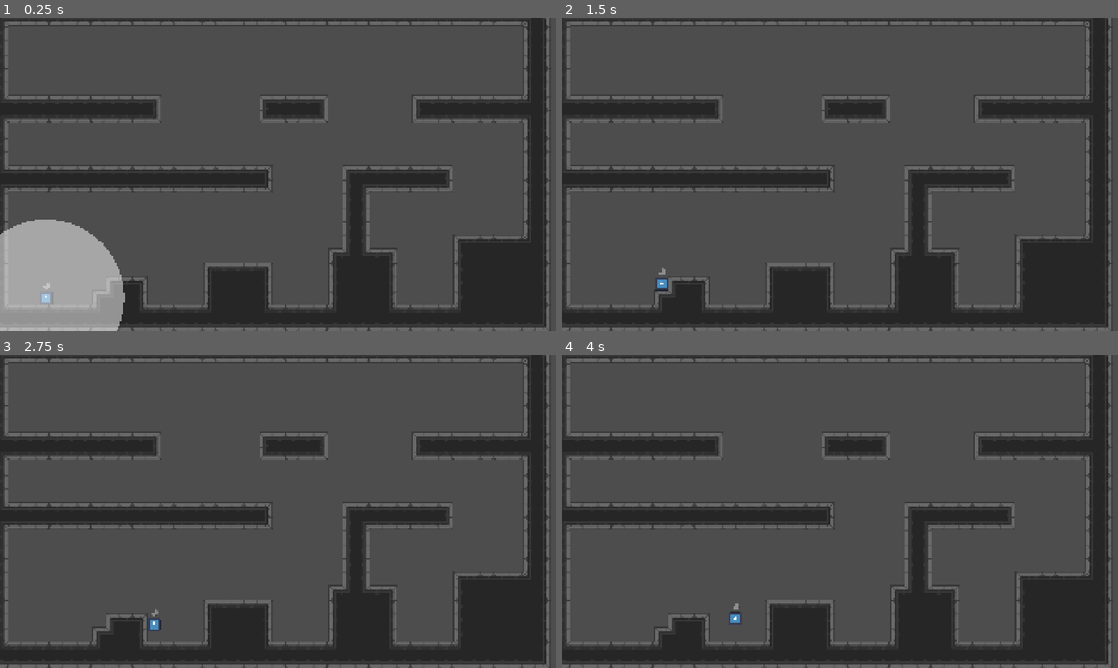
Above: before the commit, frames 1-4 (two rows, left to right).
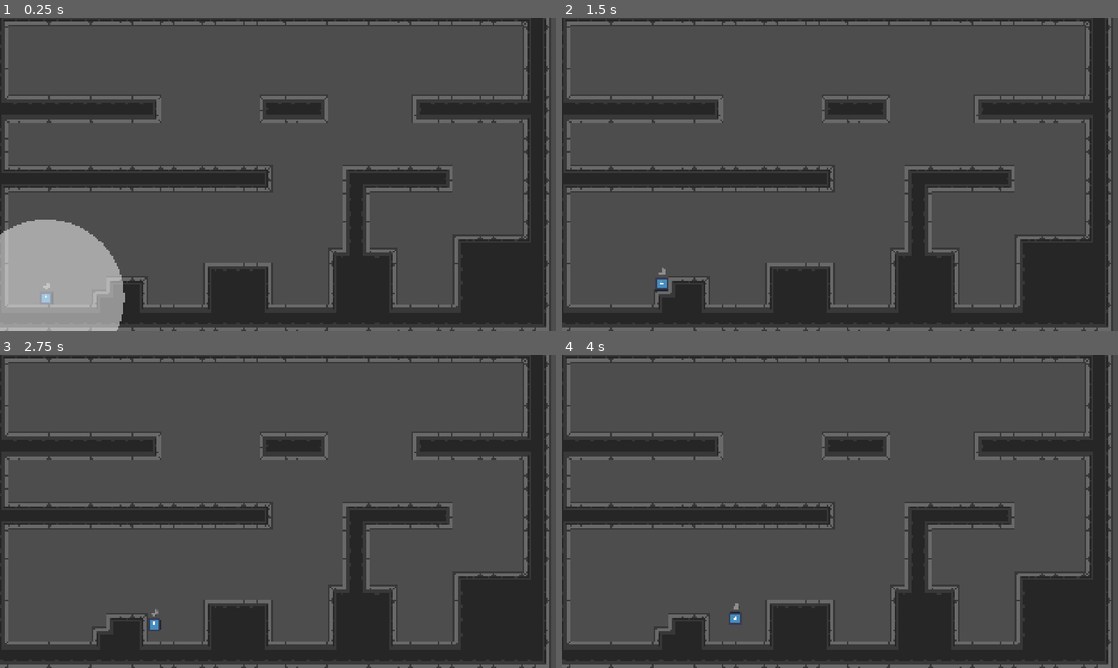
Above: after the commit, the same moments.

Repository: Zubi203/Trust-no-one-jam
Game: Godot game, scene res://Scenes/level_base.tscn
Two runs of this game, one before a commit and one after it. Both use one fixed random seed, a clock stepped at 60 frames per second and the inputs below. The engine's default icon, where the game draws it, is replaced by a stand-in: a white triangle on a blue panel in a dark square.
Inputs:
- Up to frame 1 (0.25 s): no input
- Up to frame 2 (1.5 s): hold Z (grab) 0.53-1.28 s; hold D (move_right) from 0.53 s (still down); tap Space (jump) at 0.77 s; tap X (possess) at 1.35 s
- Up to frame 3 (2.75 s): tap Space (jump) at 1.52 s; release D (move_right) at 2.03 s; hold A (move_left) from 2.03 s (still down); hold Z (grab) from 2.03 s (still down)
- Up to frame 4 (4 s): tap Enter at 2.75 s; release A (move_left) at 2.78 s; release Z (grab) at 2.78 s; hold D (move_right) from 2.78 s (still down); tap X (possess) at 2.85 s; tap Space (jump) at 3.02, 3.77 s; hold Z (grab) from 3.53 s (still down)

The runs differ from the first frame. In frame 1, 0.1% of the frame differs, in the area x 1-99%, y 1-100%; in frame 2, 0.1%, in the area x 0-99%, y 1-100%; in frame 3, 0.1%; in frame 4, 0.1%.

Commit message:
main tileset tres file

Diff:
--- /dev/null
+++ b/Resources/main_tileset.tres
@@ -0,0 +1,343 @@
+[gd_resource type="TileSet" format=3 uid="uid://cqjx1focsl3du"]
+
+[ext_resource type="Texture2D" uid="uid://by7kal7ugrek3" path="res://Graphics/tileset 1.png" id="1_lovjq"]
+
+[sub_resource type="TileSetAtlasSource" id="TileSetAtlasSource_bk6qb"]
+texture = ExtResource("1_lovjq")
+texture_region_size = Vector2i(32, 32)
+0:0/0 = 0
+0:0/0/terrain_set = 0
+0:0/0/terrain = 0
+0:0/0/terrains_peering_bit/bottom_side = 0
+1:0/0 = 0
+1:0/0/terrain_set = 0
+1:0/0/terrain = 0
+1:0/0/terrains_peering_bit/right_side = 0
+1:0/0/terrains_peering_bit/bottom_side = 0
+2:0/0 = 0
+2:0/0/terrain_set = 0
+2:0/0/terrain = 0
+2:0/0/terrains_peering_bit/right_side = 0
+2:0/0/terrains_peering_bit/bottom_side = 0
+2:0/0/terrains_peering_bit/left_side = 0
+3:0/0 = 0
+3:0/0/terrain_set = 0
+3:0/0/terrain = 0
+3:0/0/terrains_peering_bit/bottom_side = 0
+3:0/0/terrains_peering_bit/left_side = 0
+4:0/0 = 0
+4:0/0/terrain_set = 0
+4:0/0/terrain = 0
+4:0/0/terrains_peering_bit/right_side = 0
+4:0/0/terrains_peering_bit/bottom_side = 0
+4:0/0/terrains_peering_bit/left_side = 0
+4:0/0/terrains_peering_bit/top_left_corner = 0
+4:0/0/terrains_peering_bit/top_side = 0
+5:0/0 = 0
+5:0/0/terrain_set = 0
+5:0/0/terrain = 0
+5:0/0/terrains_peering_bit/right_side = 0
+5:0/0/terrains_peering_bit/bottom_right_corner = 0
+5:0/0/terrains_peering_bit/bottom_side = 0
+5:0/0/terrains_peering_bit/left_side = 0
+6:0/0 = 0
+6:0/0/terrain_set = 0
+6:0/0/terrain = 0
+6:0/0/terrains_peering_bit/right_side = 0
+6:0/0/terrains_peering_bit/bottom_side = 0
+6:0/0/terrains_peering_bit/bottom_left_corner = 0
+6:0/0/terrains_peering_bit/left_side = 0
+7:0/0 = 0
+7:0/0/terrain_set = 0
+7:0/0/terrain = 0
+7:0/0/terrains_peering_bit/right_side = 0
+7:0/0/terrains_peering_bit/bottom_side = 0
+7:0/0/terrains_peering_bit/left_side = 0
+7:0/0/terrains_peering_bit/top_side = 0
+7:0/0/terrains_peering_bit/top_right_corner = 0
+8:0/0 = 0
+8:0/0/terrain_set = 0
+8:0/0/terrain = 0
+8:0/0/terrains_peering_bit/right_side = 0
+8:0/0/terrains_peering_bit/bottom_right_corner = 0
+8:0/0/terrains_peering_bit/bottom_side = 0
+9:0/0 = 0
+9:0/0/terrain_set = 0
+9:0/0/terrain = 0
+9:0/0/terrains_peering_bit/right_side = 0
+9:0/0/terrains_peering_bit/bottom_right_corner = 0
+9:0/0/terrains_peering_bit/bottom_side = 0
+9:0/0/terrains_peering_bit/bottom_left_corner = 0
+9:0/0/terrains_peering_bit/left_side = 0
+9:0/0/terrains_peering_bit/top_side = 0
+10:0/0 = 0
+10:0/0/terrain_set = 0
+10:0/0/terrain = 0
+10:0/0/terrains_peering_bit/right_side = 0
+10:0/0/terrains_peering_bit/bottom_right_corner = 0
+10:0/0/terrains_peering_bit/bottom_side = 0
+10:0/0/terrains_peering_bit/bottom_left_corner = 0
+10:0/0/terrains_peering_bit/left_side = 0
+11:0/0 = 0
+11:0/0/terrain_set = 0
+11:0/0/terrain = 0
+11:0/0/terrains_peering_bit/bottom_side = 0
+11:0/0/terrains_peering_bit/bottom_left_corner = 0
+11:0/0/terrains_peering_bit/left_side = 0
+0:1/0 = 0
+0:1/0/terrain_set = 0
+0:1/0/terrain = 0
+0:1/0/terrains_peering_bit/bottom_side = 0
+0:1/0/terrains_peering_bit/top_side = 0
+1:1/0 = 0
+1:1/0/terrain_set = 0
+1:1/0/terrain = 0
+1:1/0/terrains_peering_bit/right_side = 0
+1:1/0/terrains_peering_bit/bottom_side = 0
+1:1/0/terrains_peering_bit/top_side = 0
+2:1/0 = 0
+2:1/0/terrain_set = 0
+2:1/0/terrain = 0
+2:1/0/terrains_peering_bit/right_side = 0
+2:1/0/terrains_peering_bit/bottom_side = 0
+2:1/0/terrains_peering_bit/left_side = 0
+2:1/0/terrains_peering_bit/top_side = 0
+3:1/0 = 0
+3:1/0/terrain_set = 0
+3:1/0/terrain = 0
+3:1/0/terrains_peering_bit/bottom_side = 0
+3:1/0/terrains_peering_bit/left_side = 0
+3:1/0/terrains_peering_bit/top_side = 0
+4:1/0 = 0
+4:1/0/terrain_set = 0
+4:1/0/terrain = 0
+4:1/0/terrains_peering_bit/right_side = 0
+4:1/0/terrains_peering_bit/bottom_right_corner = 0
+4:1/0/terrains_peering_bit/bottom_side = 0
+4:1/0/terrains_peering_bit/top_side = 0
+5:1/0 = 0
+5:1/0/terrain_set = 0
+5:1/0/terrain = 0
+5:1/0/terrains_peering_bit/right_side = 0
+5:1/0/terrains_peering_bit/bottom_right_corner = 0
+5:1/0/terrains_peering_bit/bottom_side = 0
+5:1/0/terrains_peering_bit/bottom_left_corner = 0
+5:1/0/terrains_peering_bit/left_side = 0
+5:1/0/terrains_peering_bit/top_side = 0
+5:1/0/terrains_peering_bit/top_right_corner = 0
+6:1/0 = 0
+6:1/0/terrain_set = 0
+6:1/0/terrain = 0
+6:1/0/terrains_peering_bit/right_side = 0
+6:1/0/terrains_peering_bit/bottom_right_corner = 0
+6:1/0/terrains_peering_bit/bottom_side = 0
+6:1/0/terrains_peering_bit/bottom_left_corner = 0
+6:1/0/terrains_peering_bit/left_side = 0
+6:1/0/terrains_peering_bit/top_left_corner = 0
+6:1/0/terrains_peering_bit/top_side = 0
+7:1/0 = 0
+7:1/0/terrain_set = 0
+7:1/0/terrain = 0
+7:1/0/terrains_peering_bit/bottom_side = 0
+7:1/0/terrains_peering_bit/bottom_left_corner = 0
+7:1/0/terrains_peering_bit/left_side = 0
+7:1/0/terrains_peering_bit/top_side = 0
+8:1/0 = 0
+8:1/0/terrain_set = 0
+8:1/0/terrain = 0
+8:1/0/terrains_peering_bit/right_side = 0
+8:1/0/terrains_peering_bit/bottom_right_corner = 0
+8:1/0/terrains_peering_bit/bottom_side = 0
+8:1/0/terrains_peering_bit/top_side = 0
+8:1/0/terrains_peering_bit/top_right_corner = 0
+9:1/0 = 0
+9:1/0/terrain_set = 0
+9:1/0/terrain = 0
+9:1/0/terrains_peering_bit/right_side = 0
+9:1/0/terrains_peering_bit/bottom_side = 0
+9:1/0/terrains_peering_bit/bottom_left_corner = 0
+9:1/0/terrains_peering_bit/left_side = 0
+9:1/0/terrains_peering_bit/top_side = 0
+9:1/0/terrains_peering_bit/top_right_corner = 0
+11:1/0 = 0
+11:1/0/terrain_set = 0
+11:1/0/terrain = 0
+11:1/0/terrains_peering_bit/right_side = 0
+11:1/0/terrains_peering_bit/bottom_side = 0
+11:1/0/terrains_peering_bit/bottom_left_corner = 0
+11:1/0/terrains_peering_bit/left_side = 0
+11:1/0/terrains_peering_bit/top_left_corner = 0
+11:1/0/terrains_peering_bit/top_side = 0
+0:2/0 = 0
+0:2/0/terrain_set = 0
+0:2/0/terrain = 0
+0:2/0/terrains_peering_bit/top_side = 0
+1:2/0 = 0
+1:2/0/terrain_set = 0
+1:2/0/terrain = 0
+1:2/0/terrains_peering_bit/right_side = 0
+1:2/0/terrains_peering_bit/top_side = 0
+2:2/0 = 0
+2:2/0/terrain_set = 0
+2:2/0/terrain = 0
+2:2/0/terrains_peering_bit/right_side = 0
+2:2/0/terrains_peering_bit/left_side = 0
+2:2/0/terrains_peering_bit/top_side = 0
+3:2/0 = 0
+3:2/0/terrain_set = 0
+3:2/0/terrain = 0
+3:2/0/terrains_peering_bit/left_side = 0
+3:2/0/terrains_peering_bit/top_side = 0
+4:2/0 = 0
+4:2/0/terrain_set = 0
+4:2/0/terrain = 0
+4:2/0/terrains_peering_bit/right_side = 0
+4:2/0/terrains_peering_bit/bottom_side = 0
+4:2/0/terrains_peering_bit/top_side = 0
+4:2/0/terrains_peering_bit/top_right_corner = 0
+5:2/0 = 0
+5:2/0/terrain_set = 0
+5:2/0/terrain = 0
+5:2/0/terrains_peering_bit/right_side = 0
+5:2/0/terrains_peering_bit/bottom_right_corner = 0
+5:2/0/terrains_peering_bit/bottom_side = 0
+5:2/0/terrains_peering_bit/left_side = 0
+5:2/0/terrains_peering_bit/top_left_corner = 0
+5:2/0/terrains_peering_bit/top_side = 0
+5:2/0/terrains_peering_bit/top_right_corner = 0
+6:2/0 = 0
+6:2/0/terrain_set = 0
+6:2/0/terrain = 0
+6:2/0/terrains_peering_bit/right_side = 0
+6:2/0/terrains_peering_bit/bottom_side = 0
+6:2/0/terrains_peering_bit/bottom_left_corner = 0
+6:2/0/terrains_peering_bit/left_side = 0
+6:2/0/terrains_peering_bit/top_left_corner = 0
+6:2/0/terrains_peering_bit/top_side = 0
+6:2/0/terrains_peering_bit/top_right_corner = 0
+7:2/0 = 0
+7:2/0/terrain_set = 0
+7:2/0/terrain = 0
+7:2/0/terrains_peering_bit/bottom_side = 0
+7:2/0/terrains_peering_bit/left_side = 0
+7:2/0/terrains_peering_bit/top_left_corner = 0
+7:2/0/terrains_peering_bit/top_side = 0
+8:2/0 = 0
+8:2/0/terrain_set = 0
+8:2/0/terrain = 0
+8:2/0/terrains_peering_bit/right_side = 0
+8:2/0/terrains_peering_bit/bottom_right_corner = 0
+8:2/0/terrains_peering_bit/bottom_side = 0
+8:2/0/terrains_peering_bit/left_side = 0
+8:2/0/terrains_peering_bit/top_side = 0
+8:2/0/terrains_peering_bit/top_right_corner = 0
+9:2/0 = 0
+9:2/0/terrain_set = 0
+9:2/0/terrain = 0
+9:2/0/terrains_peering_bit/right_side = 0
+9:2/0/terrains_peering_bit/bottom_right_corner = 0
+9:2/0/terrains_peering_bit/bottom_side = 0
+9:2/0/terrains_peering_bit/bottom_left_corner = 0
+9:2/0/terrains_peering_bit/left_side = 0
+9:2/0/terrains_peering_bit/top_left_corner = 0
+9:2/0/terrains_peering_bit/top_side = 0
+9:2/0/terrains_peering_bit/top_right_corner = 0
+10:2/0 = 0
+10:2/0/terrain_set = 0
+10:2/0/terrain = 0
+10:2/0/terrains_peering_bit/right_side = 0
+10:2/0/terrains_peering_bit/bottom_right_corner = 0
+10:2/0/terrains_peering_bit/bottom_side = 0
+10:2/0/terrains_peering_bit/left_side = 0
+10:2/0/terrains_peering_bit/top_left_corner = 0
+10:2/0/terrains_peering_bit/top_side = 0
+11:2/0 = 0
+11:2/0/terrain_set = 0
+11:2/0/terrain = 0
+11:2/0/terrains_peering_bit/bottom_side = 0
+11:2/0/terrains_peering_bit/bottom_left_corner = 0
+11:2/0/terrains_peering_bit/left_side = 0
+11:2/0/terrains_peering_bit/top_left_corner = 0
+11:2/0/terrains_peering_bit/top_side = 0
+0:3/0 = 0
+0:3/0/terrain_set = 0
+0:3/0/terrain = 0
+1:3/0 = 0
+1:3/0/terrain_set = 0
+1:3/0/terrain = 0
+1:3/0/terrains_peering_bit/right_side = 0
+2:3/0 = 0
+2:3/0/terrain_set = 0
+2:3/0/terrain = 0
+2:3/0/terrains_peering_bit/right_side = 0
+2:3/0/terrains_peering_bit/left_side = 0
+3:3/0 = 0
+3:3/0/terrain_set = 0
+3:3/0/terrain = 0
+3:3/0/terrains_peering_bit/left_side = 0
+4:3/0 = 0
+4:3/0/terrain_set = 0
+4:3/0/terrain = 0
+4:3/0/terrains_peering_bit/right_side = 0
+4:3/0/terrains_peering_bit/bottom_side = 0
+4:3/0/terrains_peering_bit/bottom_left_corner = 0
+4:3/0/terrains_peering_bit/left_side = 0
+4:3/0/terrains_peering_bit/top_side = 0
+5:3/0 = 0
+5:3/0/terrain_set = 0
+5:3/0/terrain = 0
+5:3/0/terrains_peering_bit/right_side = 0
+5:3/0/terrains_peering_bit/left_side = 0
+5:3/0/terrains_peering_bit/top_side = 0
+5:3/0/terrains_peering_bit/top_right_corner = 0
+6:3/0 = 0
+6:3/0/terrain_set = 0
+6:3/0/terrain = 0
+6:3/0/terrains_peering_bit/right_side = 0
+6:3/0/terrains_peering_bit/left_side = 0
+6:3/0/terrains_peering_bit/top_left_corner = 0
+6:3/0/terrains_peering_bit/top_side = 0
+7:3/0 = 0
+7:3/0/terrain_set = 0
+7:3/0/terrain = 0
+7:3/0/terrains_peering_bit/right_side = 0
+7:3/0/terrains_peering_bit/bottom_right_corner = 0
+7:3/0/terrains_peering_bit/bottom_side = 0
+7:3/0/terrains_peering_bit/left_side = 0
+7:3/0/terrains_peering_bit/top_side = 0
+8:3/0 = 0
+8:3/0/terrain_set = 0
+8:3/0/terrain = 0
+8:3/0/terrains_peering_bit/right_side = 0
+8:3/0/terrains_peering_bit/top_side = 0
+8:3/0/terrains_peering_bit/top_right_corner = 0
+9:3/0 = 0
+9:3/0/terrain_set = 0
+9:3/0/terrain = 0
+9:3/0/terrains_peering_bit/right_side = 0
+9:3/0/terrains_peering_bit/left_side = 0
+9:3/0/terrains_peering_bit/top_left_corner = 0
+9:3/0/terrains_peering_bit/top_side = 0
+9:3/0/terrains_peering_bit/top_right_corner = 0
+10:3/0 = 0
+10:3/0/terrain_set = 0
+10:3/0/terrain = 0
+10:3/0/terrains_peering_bit/right_side = 0
+10:3/0/terrains_peering_bit/bottom_side = 0
+10:3/0/terrains_peering_bit/left_side = 0
+10:3/0/terrains_peering_bit/top_left_corner = 0
+10:3/0/terrains_peering_bit/top_side = 0
+10:3/0/terrains_peering_bit/top_right_corner = 0
+11:3/0 = 0
+11:3/0/terrain_set = 0
+11:3/0/terrain = 0
+11:3/0/terrains_peering_bit/left_side = 0
+11:3/0/terrains_peering_bit/top_left_corner = 0
+11:3/0/terrains_peering_bit/top_side = 0
+
+[resource]
+tile_size = Vector2i(32, 32)
+terrain_set_0/mode = 0
+terrain_set_0/terrain_0/name = "main"
+terrain_set_0/terrain_0/color = Color(0.5, 0.34375, 0.25, 1)
+sources/0 = SubResource("TileSetAtlasSource_bk6qb")
--- a/Scenes/level_base.tscn
+++ b/Scenes/level_base.tscn
@@ -1755,6 +1755,7 @@
 [node name="Tilemap" type="Node2D" parent="." unique_id=880648551]
 
 [node name="TileMapLayer" type="TileMapLayer" parent="Tilemap" unique_id=1783354277]
+texture_filter = 3
 tile_map_data = PackedByteArray("AAAmABUAAAAHABEAAAAnABUAAAAWAAcAAAAoABUAAAABABEAAAApABUAAAAFABEAAAAqABUAAAAFABEAAAArAB …(6656 unchanged characters)…
 tile_set = SubResource("TileSet_h2w44")
 
Binary file added: Graphics/tileset 1.png
Not shown, added: Graphics/tileset 1.png.import
